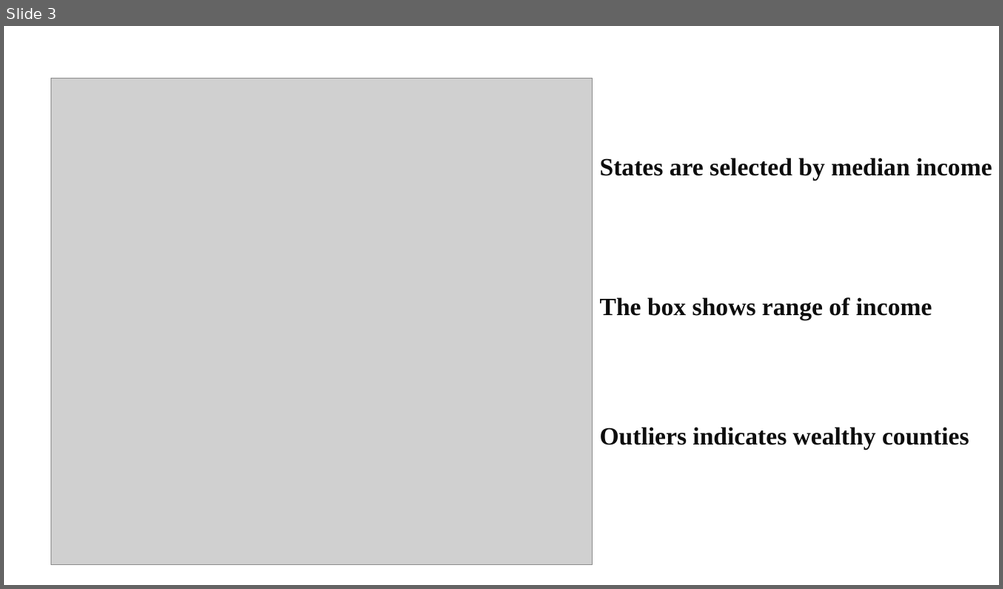
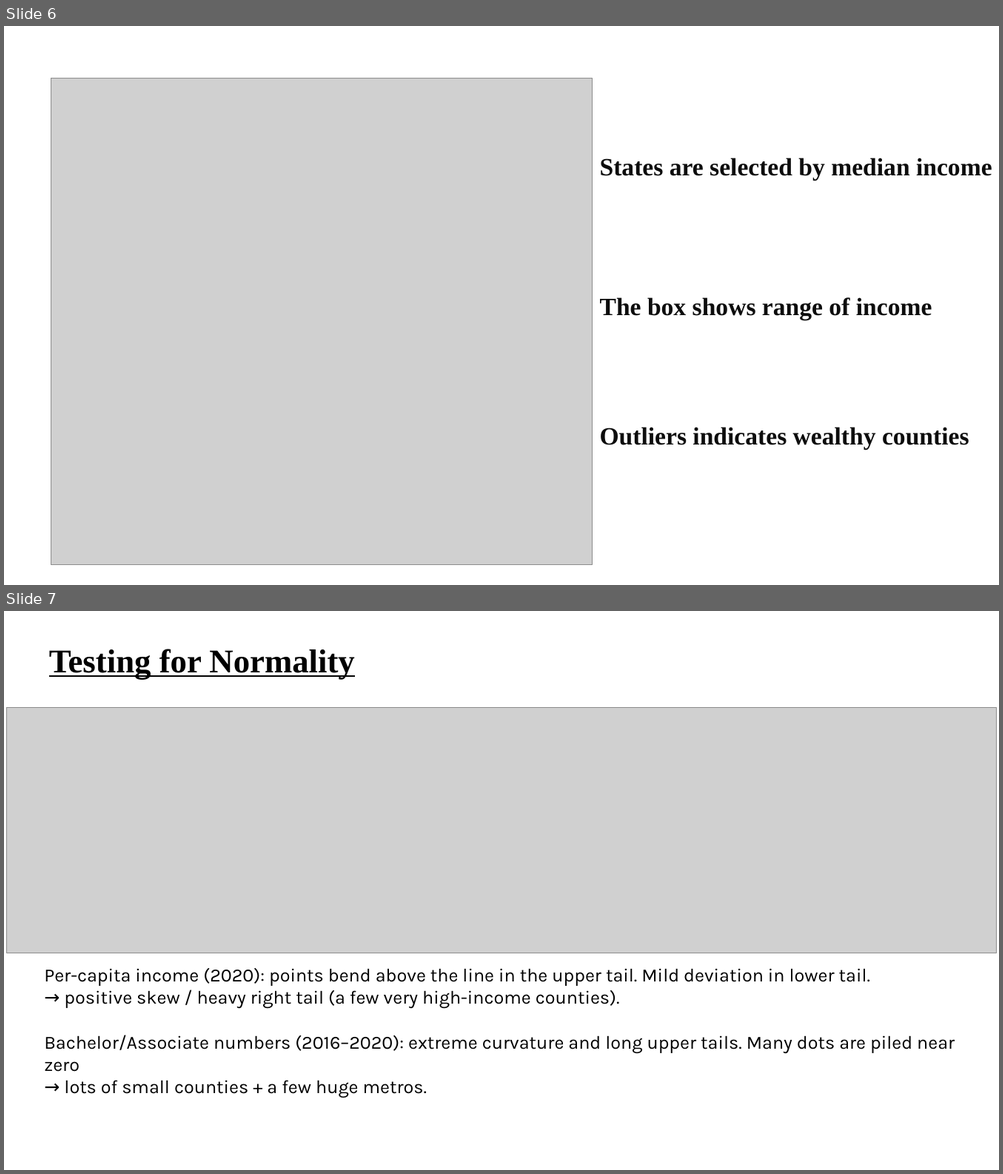
Before and after one commit to constantine-zhang96/DataScience-Project-1, a slide deck: IntroDataPresentation.pptx. Shown one above the other, each under a label of ours: slide 3 before the commit, slides 6 and 7 after it. The pictures are 1003x589 and 1003x1174 pixels, drawn with LibreOffice and Linux fonts; fonts in the diff are those of the drawing; grey boxes stand for pictures. Boxes give left, top, right and bottom in pixels: in the first picture for what was removed or moved away, otherwise in the second. Text is boxed around its words. In the diff, an @@ line names an element or a change of style, - is before the commit and + after.

```diff
--- a/IntroDataPresentation.pptx
+++ b/IntroDataPresentation.pptx
@@ slide 7 added at [4,611,999,1170], background #FFFFFF @@
@@ text added at [49,649,355,679], 32 pt, text #000000, bold, underline @@
+Testing for Normality
@@ picture added at [7,708,996,954] @@
@@ text added at [44,968,954,1099], 18 pt, text #000000 @@
+Per-capita income (2020): points bend above the line in the upper tail. Mild deviation in lower tail.
+→ positive skew / heavy right tail (a few very high-income counties).
+Bachelor/Associate numbers (2016–2020): extreme curvature and long upper tails. Many dots are piled near zero
+→ lots of small counties + a few huge metros.
@@ what was slide 3 is now slide 6 @@
```
Also in this commit, not shown: 20 other slides added, 7 slides removed.
